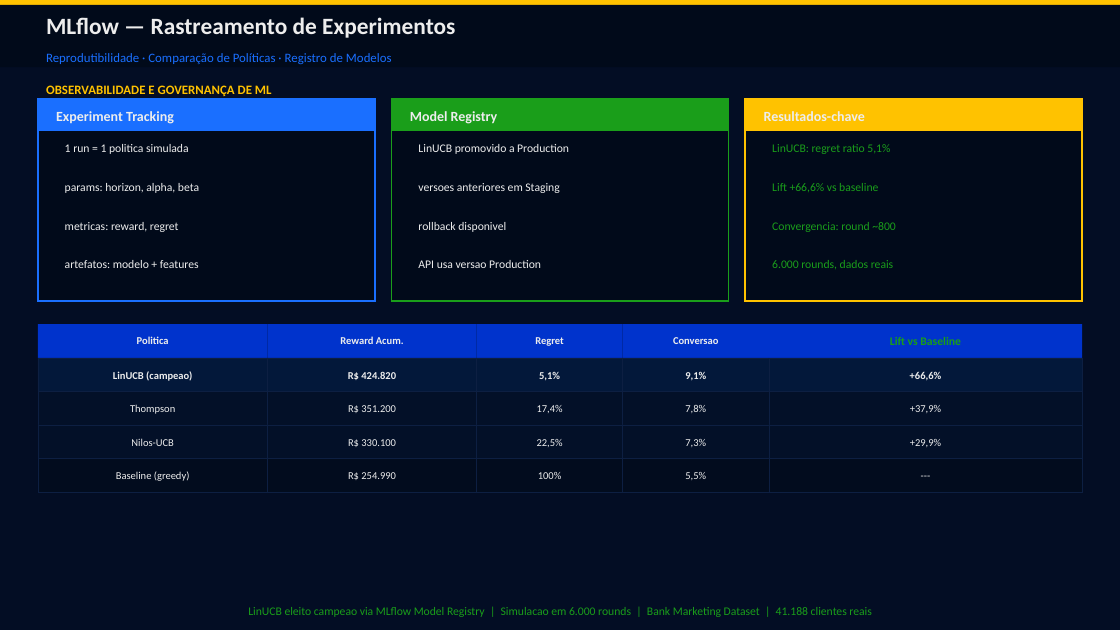
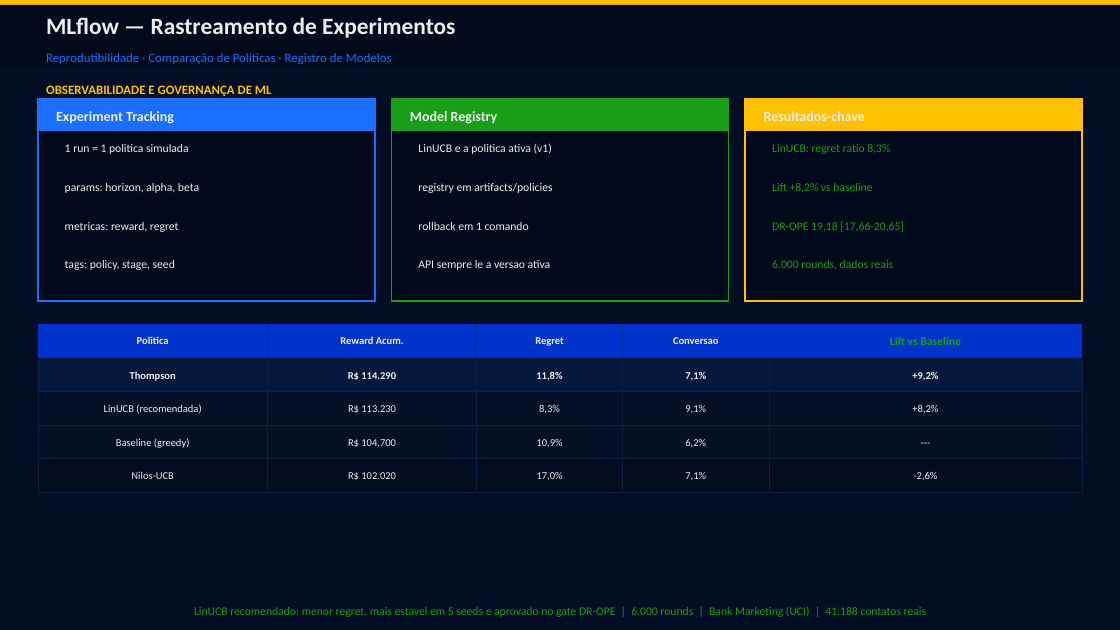
Before and after one commit to dionebraga/datathon-7mlet-grupo-74, a slide deck: slide 20 of docs/Adaptive-Offers-Pitch-Grupo74.pptx. Drawn at 1120x630 pixels with LibreOffice and Linux fonts; fonts in the diff are those of the drawing. Boxes give left, top, right and bottom in pixels: in the first picture for what was removed or moved away, otherwise in the second. Text is boxed around its words. In the diff, an @@ line names an element or a change of style, - is before the commit and + after.

```diff
--- a/docs/Adaptive-Offers-Pitch-Grupo74.pptx
+++ b/docs/Adaptive-Offers-Pitch-Grupo74.pptx
@@ text at (x1=418, y1=143, x2=552, y2=154): text changed @@
-LinUCB promovido a Production
+LinUCB e a politica ativa (v1)
@@ text at (x1=772, y1=144, x2=890, y2=154): text changed @@
-LinUCB: regret ratio 5,1%
+LinUCB: regret ratio 8,3%
@@ text at (x1=418, y1=183, x2=552, y2=193): text changed @@
-versoes anteriores em Staging
+registry em artifacts/policies
@@ text at (x1=772, y1=183, x2=872, y2=192): text changed @@
-Lift +66,6% vs baseline
+Lift +8,2% vs baseline
@@ text at (x1=418, y1=222, x2=529, y2=230): text changed @@
-rollback disponivel
+rollback em 1 comando
@@ text at (x1=772, y1=221, x2=904, y2=232): text changed @@
-Convergencia: round ~800
+DR-OPE 19,18 [17,66-20,65]
@@ text at (x1=65, y1=260, x2=175, y2=270): text changed @@
-artefatos: modelo + features
+tags: policy, stage, seed
@@ text at (x1=418, y1=260, x2=551, y2=270): text changed @@
-API usa versao Production
+API sempre le a versao ativa
@@ text "Thompson" at (x1=130, y1=371, x2=176, y2=381): bold on @@
@@ text at (x1=348, y1=372, x2=396, y2=380): text changed @@
-R$ 424.820
+R$ 114.290
@@ text at (x1=536, y1=371, x2=562, y2=380): text changed @@
-5,1%
+11,8%
@@ text at (x1=912, y1=371, x2=938, y2=380): text changed @@
-+66,6%
++9,2%
@@ text at (x1=104, y1=404, x2=201, y2=414): text changed; bold off @@
-LinUCB (campeao)
+LinUCB (recomendada)
@@ text at (x1=348, y1=405, x2=396, y2=413): text changed @@
-R$ 351.200
+R$ 113.230
@@ text at (x1=539, y1=405, x2=560, y2=413): text changed @@
-17,4%
+8,3%
@@ text at (x1=685, y1=405, x2=706, y2=413): text changed @@
-7,8%
+9,1%
@@ text at (x1=912, y1=405, x2=938, y2=413): text changed @@
-+37,9%
++8,2%
@@ text at (x1=348, y1=439, x2=396, y2=447): text changed @@
-R$ 330.100
+R$ 104.700
@@ text at (x1=537, y1=439, x2=563, y2=447): text changed @@
-22,5%
+10,9%
@@ text at (x1=685, y1=439, x2=706, y2=447): text changed @@
-7,3%
+6,2%
@@ 3 texts moved together from (x1=116, y1=404, x2=1078, y2=491) to (x1=116, y1=371, x2=1078, y2=457) @@
@@ text removed at (x1=910, y1=439, x2=941, y2=447) @@
-+29,9%
@@ text "Nilos-UCB" moved from (x1=131, y1=438, x2=174, y2=446) to (x1=131, y1=471, x2=174, y2=479) @@
@@ text at (x1=348, y1=472, x2=396, y2=480): text changed @@
-R$ 254.990
+R$ 102.020
@@ text at (x1=537, y1=472, x2=563, y2=480): text changed @@
-100%
+17,0%
@@ text at (x1=685, y1=472, x2=706, y2=480): text changed @@
-5,5%
+7,1%
@@ text added at (x1=914, y1=472, x2=938, y2=480), 9 pt, text #EDEDED @@
+-2,6%
@@ text at (x1=194, y1=607, x2=926, y2=617): text changed @@
-LinUCB eleito campeao via MLflow Model Registry | Simulacao em 6.000 rounds | Bank Marketing Dataset | 41.188 clientes reais
+LinUCB recomendado: menor regret, mais estavel em 5 seeds e aprovado no gate DR-OPE | 6.000 rounds | Bank Marketing (UCI) | 41.188 contatos reais
```
Also in this commit, not shown: 4 other slides changed, 2 slides added, 9 other files.
